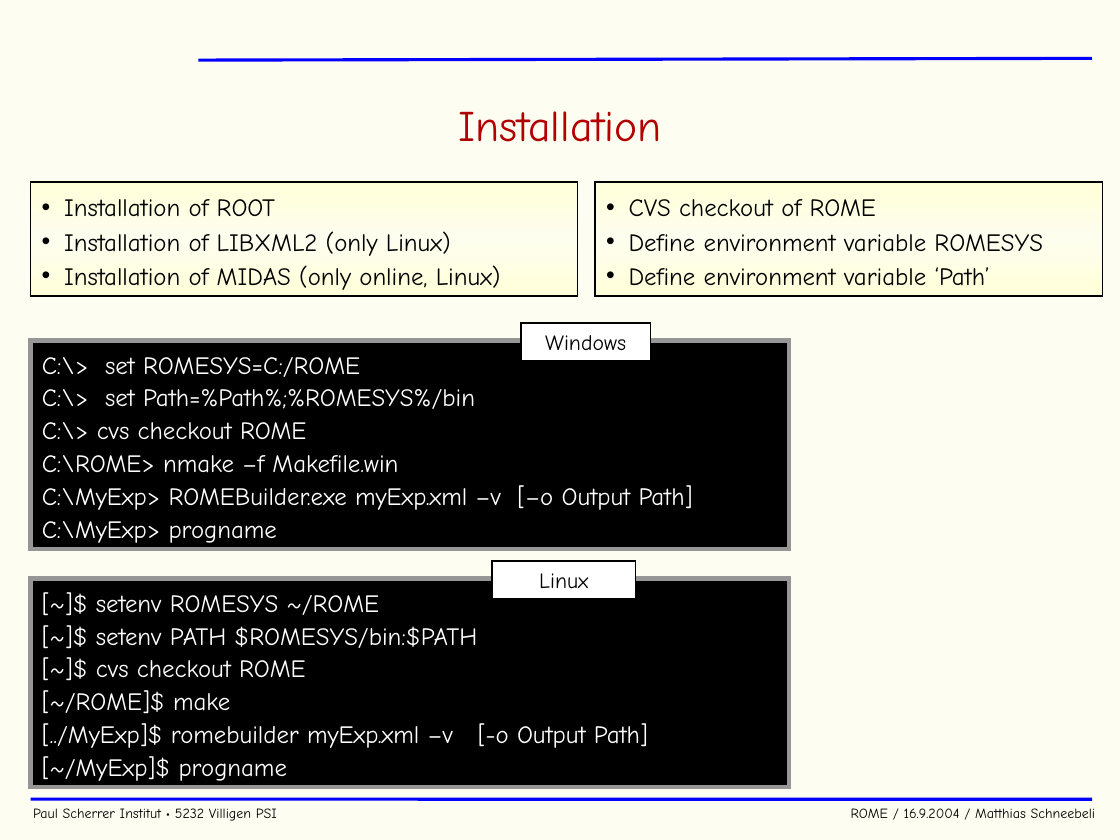
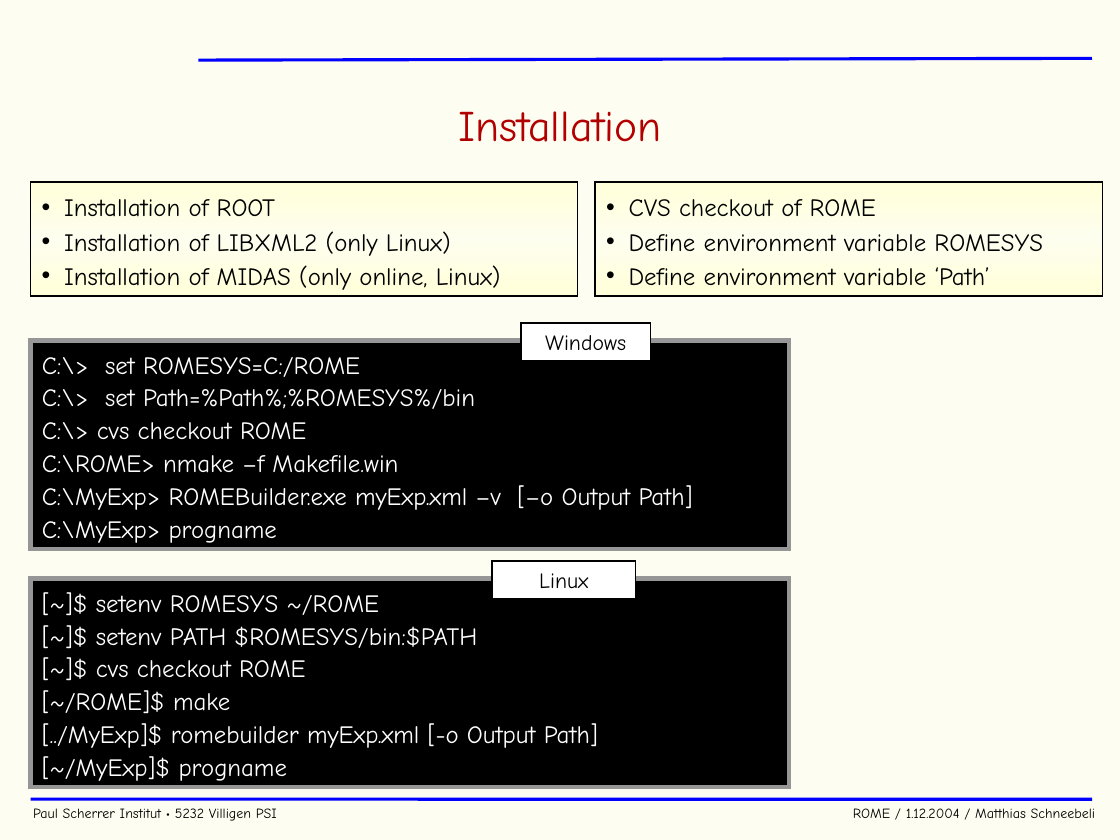
Before and after one commit to cjpl/rome, a slide deck: slide 20 of documentation/ROME.ppt (slide 21 before the commit). Drawn at 1120x840 pixels with LibreOffice and Linux fonts; fonts in the diff are those of the drawing; background and template pictures are left out. Boxes give left, top, right and bottom in pixels: in the first picture for what was removed or moved away, otherwise in the second. Text is boxed around its words. In the diff, an @@ line names an element or a change of style, - is before the commit and + after.

```diff
--- a/documentation/ROME.ppt
+++ b/documentation/ROME.ppt
@@ text in rectangle at (42,723,598,748): text changed @@
-[../MyExp]$ romebuilder myExp.xml –v [-o Output Path]
+[../MyExp]$ romebuilder myExp.xml [-o Output Path]
@@ text at (33,808,1096,821): text changed @@
-Paul Scherrer Institut • 5232 Villigen PSI ROME / 16.9.2004 / Matthias Schneebeli
+Paul Scherrer Institut • 5232 Villigen PSI ROME / 1.12.2004 / Matthias Schneebeli
```
Also in this commit, not shown: 40 other slides changed, 1 slide added, 1 slide removed.
